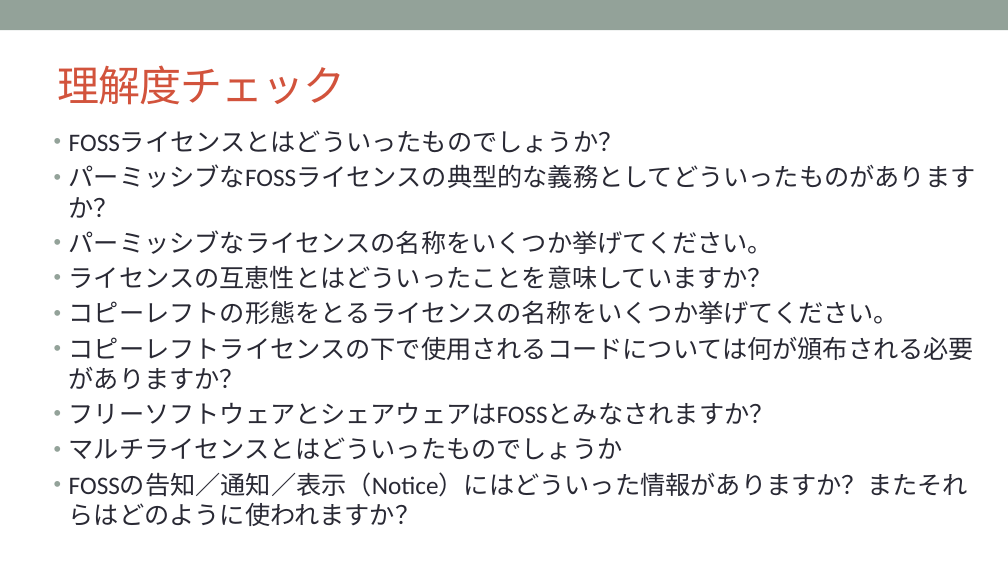
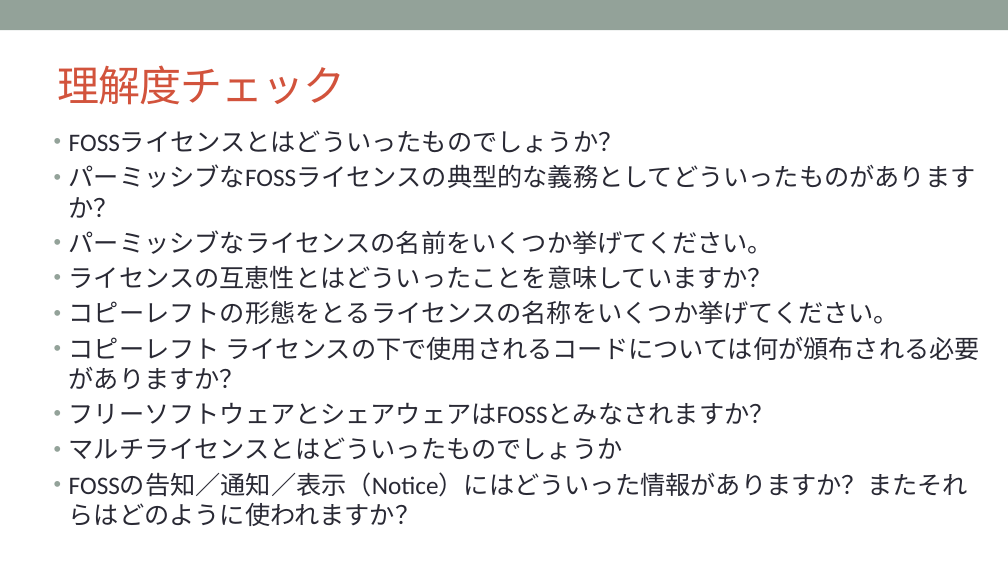
Before and after one commit to OpenChain-Project/Curriculum-Translation-JP, a slide deck: slide 21 of target/openchain-curriculum-release-2.pptx. Drawn at 1008x567 pixels with LibreOffice and Linux fonts; fonts in the diff are those of the drawing; background and template pictures are left out. Boxes give left, top, right and bottom in pixels: in the first picture for what was removed or moved away, otherwise in the second. Text is boxed around its words. In the diff, an @@ line names an element or a change of style, - is before the commit and + after.

```diff
--- a/target/openchain-curriculum-release-2.pptx
+++ b/target/openchain-curriculum-release-2.pptx
@@ text at (x1=69, y1=230, x2=773, y2=254): text changed @@
-• パーミッシブなライセンスの名称をいくつか挙げてください。
+• パーミッシブなライセンスの名前をいくつか挙げてください。
@@ text at (x1=69, y1=337, x2=980, y2=389): spaces changed @@
-• コピーレフトライセンスの下で使用されるコードについては何が頒布される必要がありますか？
+• コピーレフト ライセンスの下で使用されるコードについては何が頒布される必要がありますか？
```
Also in this commit, not shown: 38 other slides changed, 6 other files.
